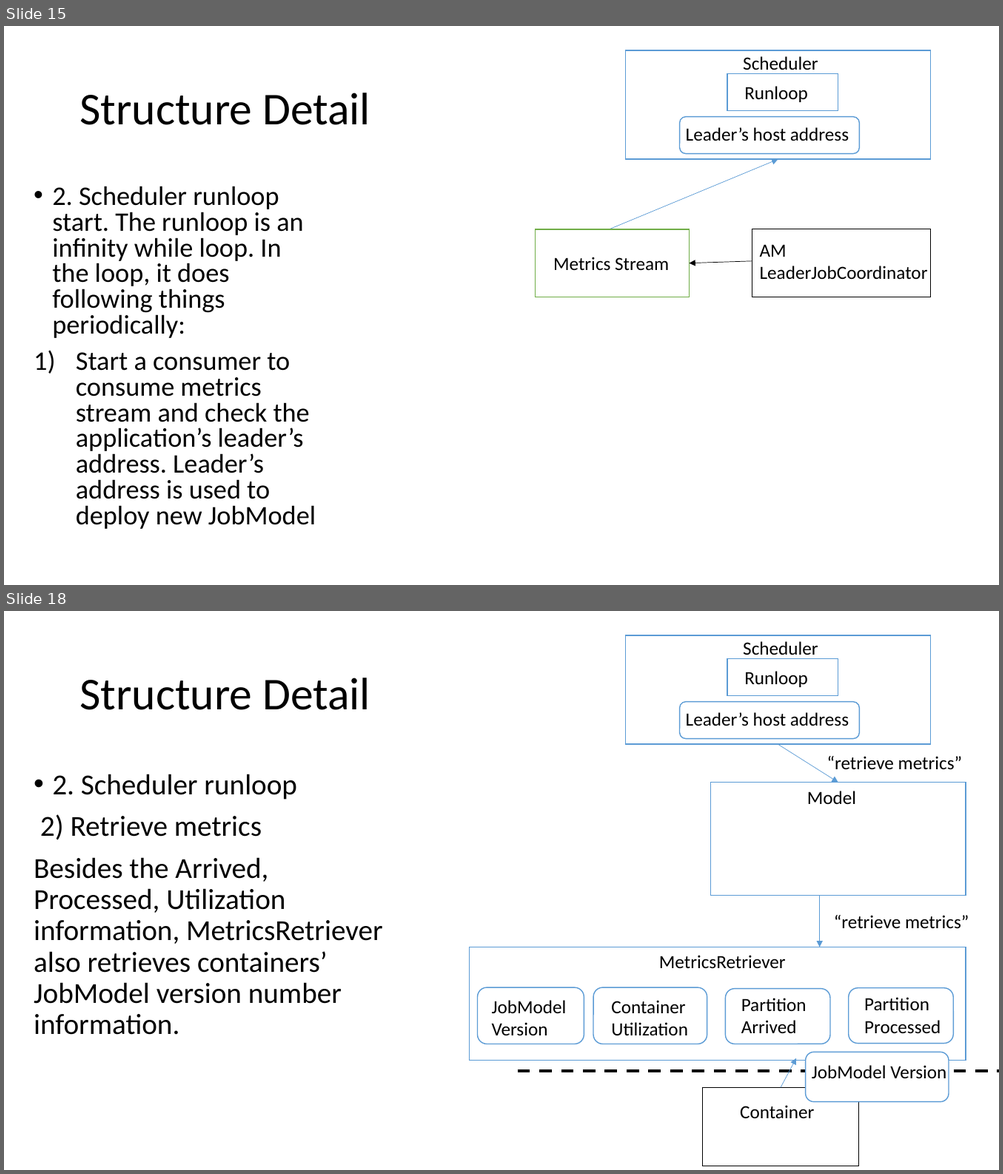
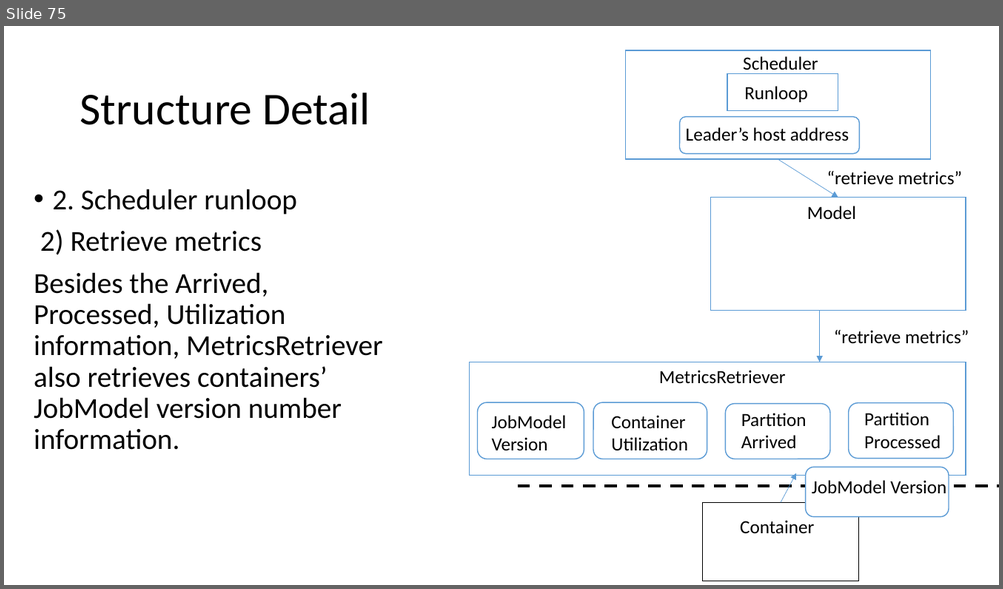
Before and after one commit to Swrrt/Samza-Documents, a slide deck: Documentation/DelayGuaranteeStructure.pptx. Shown one above the other, each under a label of ours: slides 15 and 18 before the commit, slide 75 after it; the slides between them are not shown. The pictures are 1003x1174 and 1003x589 pixels, drawn with LibreOffice and Linux fonts; fonts in the diff are those of the drawing. Boxes give left, top, right and bottom in pixels: in the first picture for what was removed or moved away, otherwise in the second. Text is boxed around its words. In the diff, an @@ line names an element or a change of style, - is before the commit and + after.

```diff
--- a/Documentation/DelayGuaranteeStructure.pptx
+++ b/Documentation/DelayGuaranteeStructure.pptx
@@ slide 15 removed at [4, 26, 999, 585], background #FFFFFF @@
@@ rectangle removed at [626, 50, 930, 159] @@
@@ text removed at [743, 56, 817, 74] @@
-Scheduler
@@ rectangle removed at [727, 74, 838, 111] @@
@@ text removed at [744, 86, 808, 102] @@
-Runloop
@@ title removed at [79, 93, 370, 125] @@
-Structure Detail
@@ rounded rectangle removed at [679, 117, 859, 154] @@
@@ text removed at [686, 127, 848, 141] @@
-Leader’s host address
@@ arrow removed from (609, 230) to (778, 159) @@
@@ text removed at [52, 186, 316, 529] @@
-• 2. Scheduler runloop start. The runloop is an infinity while loop. In the loop, it does following things periodically:
-1) Start a consumer to consume metrics stream and check the application’s leader’s address. Leader’s address is used to deploy new JobModel
@@ rectangle removed at [535, 230, 689, 298] @@
@@ rectangle removed at [752, 230, 930, 298] @@
@@ text removed at [760, 244, 928, 279] @@
-AM
-LeaderJobCoordinator
@@ text removed at [553, 257, 669, 271] @@
-Metrics Stream
@@ arrow removed from (752, 261) to (689, 264) @@
@@ what was slide 18 is now slide 75 @@
```
Also in this commit, not shown: 15 slides changed, 58 slides added, 9 other slides removed.
